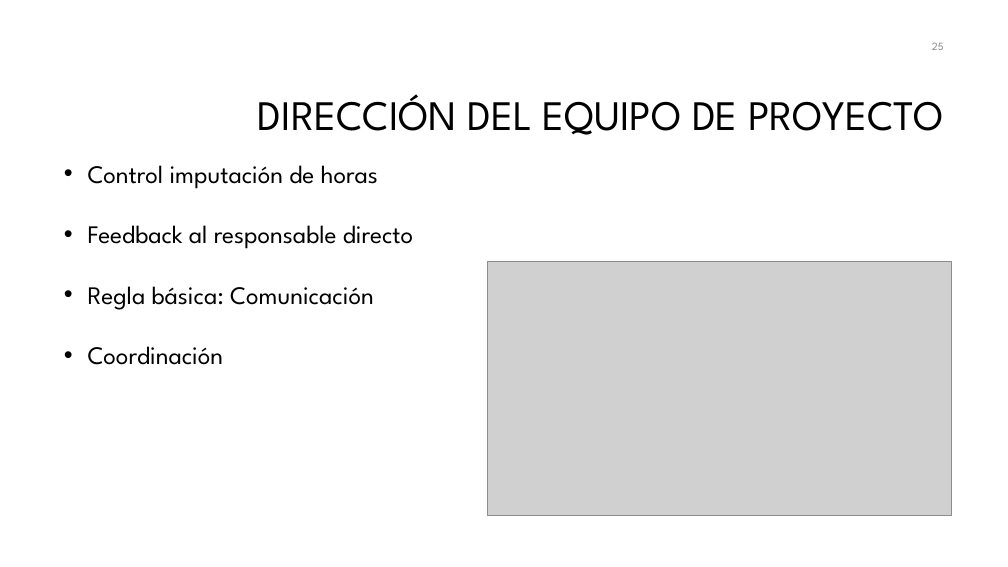
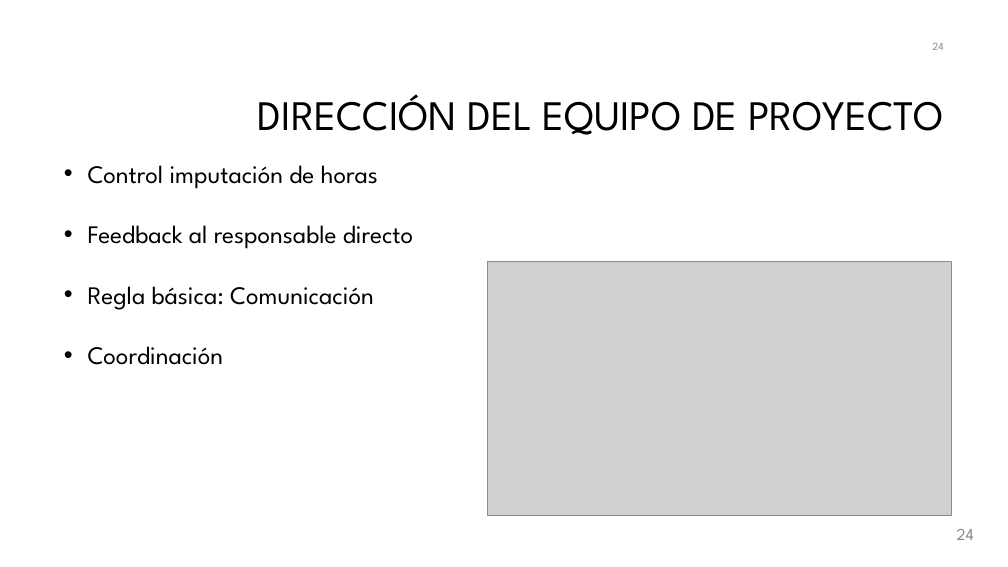
Before and after one commit to galledohm/Gestion_Proyectos, a slide deck: slide 25 of Documentos_generados/3. Gestion de Calidad y RRHH/Presentación3.pptx (slide 26 before the commit). Drawn at 1008x567 pixels with LibreOffice and Linux fonts; fonts in the diff are those of the drawing; grey boxes stand for pictures; background and template pictures are left out. Boxes give left, top, right and bottom in pixels: in the first picture for what was removed or moved away, otherwise in the second. Text is boxed around its words. In the diff, an @@ line names an element or a change of style, - is before the commit and + after.

```diff
--- a/Documentos_generados/3. Gestion de Calidad y RRHH/Presentación3.pptx
+++ b/Documentos_generados/3. Gestion de Calidad y RRHH/Presentación3.pptx
@@ page number at bbox=[932, 42, 943, 50]: text changed @@
-25
+24
@@ page number added at bbox=[957, 529, 974, 540], 16 pt, text #8C8C8C @@
+24
```
Also in this commit, not shown: 7 other slides changed, 1 slide removed.
